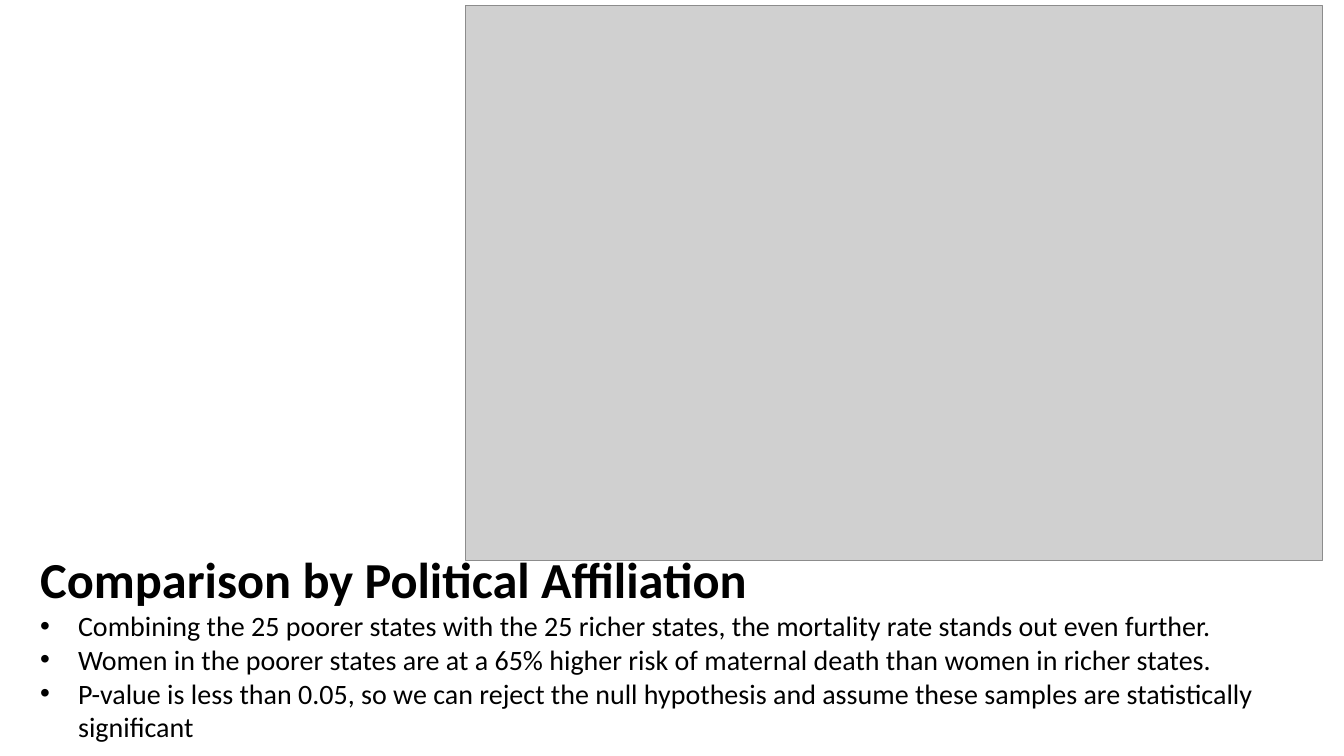
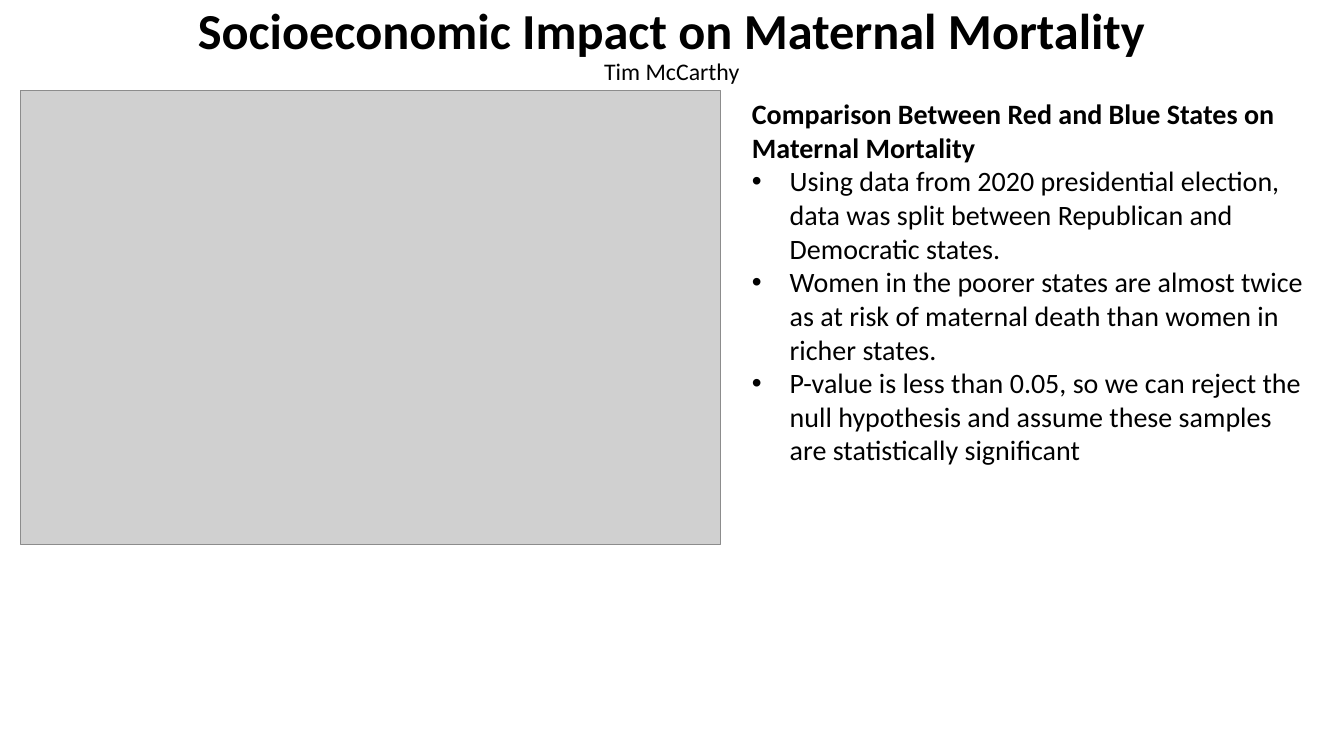
Before and after one commit to parrisburton715/project-one, a slide deck: slide 4 of Project Plan.pptx. Drawn at 1344x756 pixels with LibreOffice and Linux fonts; fonts in the diff are those of the drawing; grey boxes stand for pictures. Boxes give left, top, right and bottom in pixels: in the first picture for what was removed or moved away, otherwise in the second. Text is boxed around its words. In the diff, an @@ line names an element or a change of style, - is before the commit and + after.

```diff
--- a/Project Plan.pptx
+++ b/Project Plan.pptx
@@ text added at (198, 13, 1145, 57), 36 pt, text #000000, bold @@
+Socioeconomic Impact on Maternal Mortality
@@ text added at (604, 63, 740, 84), 17 pt, text #000000 @@
+Tim McCarthy
@@ picture: place and size @@
-picture at (466, 6, 1323, 561)
+picture at (20, 91, 721, 544)
@@ text "Comparison Between Red and Blue ...": place and size @@
-text "Comparison Between Red and Blue ..." at (40, 557, 1252, 742)
+text "Comparison Between Red and Blue ..." at (752, 104, 1303, 465)
@@ text at (752, 104, 1303, 361): text changed @@
-Comparison by Political Affiliation
-• Combining the 25 poorer states with the 25 richer states, the mortality rate stands out even further.
-• Women in the poorer states are at a 65% higher risk of maternal death than women in richer states.
+Comparison Between Red and Blue States on Maternal Mortality
+• Using data from 2020 presidential election, data was split between Republican and Democratic states.
+• Women in the poorer states are almost twice as at risk of maternal death than women in richer states.
```
Also in this commit, not shown: 3 other slides changed, 1 other file.
